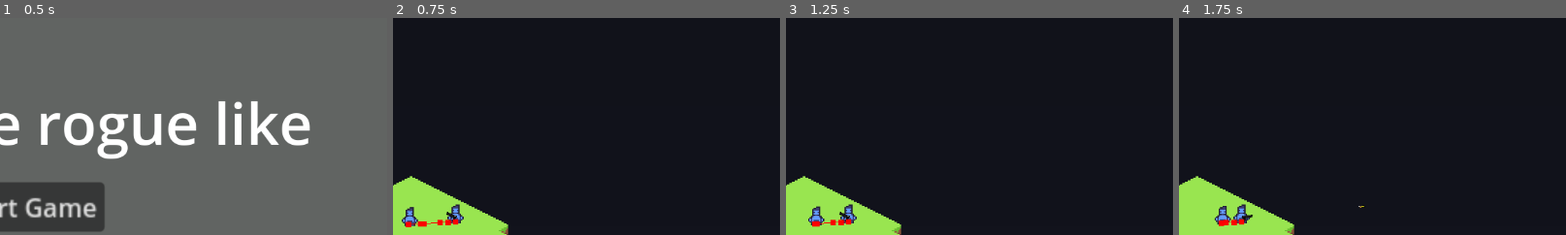
Above: before the commit, frames 1-4 (left to right).
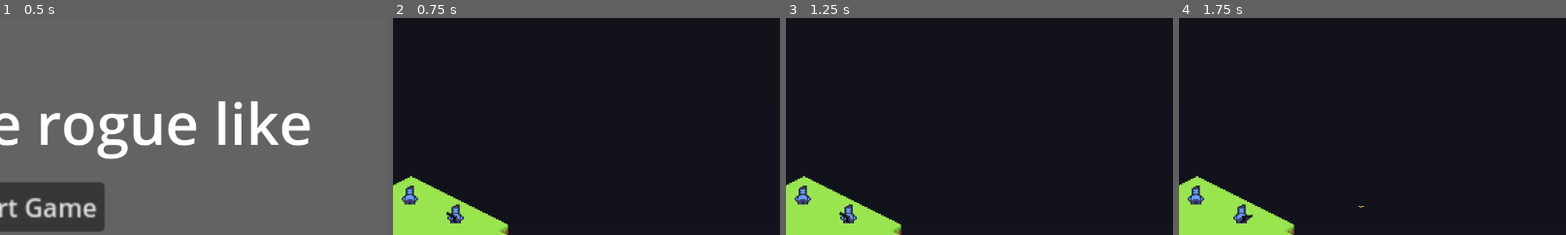
Above: after the commit, the same moments.

Repository: Kennykiller36/project-rogue-zombie
Game: Godot game, scene res://scenes/main_menu_scene/main_menu.tscn
The game is run twice, just before and just after one commit, with the same random seed, the same clock (stepped at 60 frames per second) and the same inputs.
Inputs (mouse positions are % of the whole screen's width and height, from its top left):
- Up to frame 1 (0.5 s): no input
- Up to frame 2 (0.75 s): click "Start Game" at 0.5 s
- Up to frame 3 (1.25 s): no input
- Up to frame 4 (1.75 s): tap Enter at 1.25 s; move the mouse to (72, 45) at 1.27 s; hold C (addHabilidade) from 1.28 s (still down); click (72, 45) at 1.42 s
The pictures show only the part of the screen within x 42-92%, y 3-53%; the shares and areas given below are measured in that part.

Frame 1 is identical in both runs. In frame 2, 0.7% of the frame differs, in the area x 2-18%, y 77-97%; in frame 3, 0.7%; in frame 4, 0.6%.

Commit message:
add mecanica de dialogo e escolhas no jogo

Diff:
--- /dev/null
+++ b/entidades/npc_dialogo/npc_da_run.gd
@@ -0,0 +1,17 @@
+extends CharacterBody2D
+
+@onready var escolhas_dialog = $"../UIDialogo"
+
+func _on_area_2d_area_entered(area: Area2D) -> void:
+	if area.is_in_group("player"):
+		dialogar()
+
+func dialogar() -> void:
+	if escolhas_dialog:
+		escolhas_dialog.escolhas = [
+			"Do the thing",
+            "Do the other thing"
+		]
+		escolhas_dialog.visible = true
+	else:
+		print("Error: UIDialogo node not found")
--- /dev/null
+++ b/entidades/npc_dialogo/npc_da_run.tscn
@@ -0,0 +1,34 @@
+[gd_scene load_steps=5 format=3 uid="uid://qf84jogtbtmc"]
+
+[ext_resource type="Script" uid="uid://cd1lg3i4q6q21" path="res://entidades/npc_dialogo/npc_da_run.gd" id="1_x8b4i"]
+[ext_resource type="Texture2D" uid="uid://dk8cy5t0xs3nx" path="res://entidades/player/player.png" id="2_xnr2q"]
+
+[sub_resource type="CircleShape2D" id="CircleShape2D_kqu6x"]
+radius = 2.0
+
+[sub_resource type="RectangleShape2D" id="RectangleShape2D_f2but"]
+size = Vector2(12, 14)
+
+[node name="npc_da_run" type="CharacterBody2D"]
+z_index = 2
+collision_layer = 2
+collision_mask = 3
+motion_mode = 1
+wall_min_slide_angle = 0.0
+script = ExtResource("1_x8b4i")
+
+[node name="MovimentoCollisionShape2D" type="CollisionShape2D" parent="."]
+shape = SubResource("CircleShape2D_kqu6x")
+
+[node name="Sprite" type="Sprite2D" parent="."]
+texture_filter = 1
+position = Vector2(0, -6)
+texture = ExtResource("2_xnr2q")
+
+[node name="Area2D" type="Area2D" parent="." groups=["npc"]]
+
+[node name="DialogoCollisionShape2D" type="CollisionShape2D" parent="Area2D"]
+position = Vector2(0, -6)
+shape = SubResource("RectangleShape2D_f2but")
+
+[connection signal="area_entered" from="Area2D" to="." method="_on_area_2d_area_entered"]
--- /dev/null
+++ b/scenes/aba_dialogos/ui_dialogo.gd
@@ -0,0 +1,36 @@
+extends PanelContainer
+
+signal SELECTED(index)
+
+@onready var escolhas_lista = $MarginContainer/EscolhasContainer
+@onready var escolhas_prefab = $MarginContainer/EscolhasContainer/EscolhaBtn
+
+var escolhas: Array:
+	set(value):
+		escolhas = value
+		if is_node_ready():
+			initButtons()
+
+func _ready():
+	escolhas_lista.get_child(0).pressed.connect(onChoice.bind(0))
+
+func initButtons():
+	var escolha_btn: Button
+
+	while escolhas_lista.get_child_count() > 1:
+		escolha_btn = escolhas_lista.get_child(escolhas_lista.get_child_count() - 1)
+		escolhas_lista.remove_child(escolha_btn)
+		escolha_btn.queue_free()
+
+	for choice_index in range(escolhas.size()):
+		if choice_index == 0:
+			escolhas_lista.get_child(0).text = escolhas[choice_index]
+		else:
+			var novo_botao: Button = escolhas_prefab.duplicate()
+			escolhas_lista.add_child(novo_botao)
+			novo_botao.text = escolhas[choice_index]
+			novo_botao.pressed.connect(onChoice.bind(choice_index))
+
+func onChoice(choice_index: int) -> void:
+	visible = false
+	SELECTED.emit(choice_index)
--- /dev/null
+++ b/scenes/aba_dialogos/ui_dialogo.tscn
@@ -0,0 +1,28 @@
+[gd_scene load_steps=2 format=3 uid="uid://bwk1s1m7hif1b"]
+
+[ext_resource type="Script" uid="uid://w5yfaws2hvay" path="res://scenes/aba_dialogos/ui_dialogo.gd" id="1_jjb7r"]
+
+[node name="UIDialogo" type="PanelContainer"]
+anchors_preset = 15
+anchor_right = 1.0
+anchor_bottom = 1.0
+offset_left = 75.0
+offset_top = 155.0
+offset_right = -74.0
+offset_bottom = -408.0
+grow_horizontal = 2
+grow_vertical = 2
+script = ExtResource("1_jjb7r")
+
+[node name="MarginContainer" type="MarginContainer" parent="."]
+layout_mode = 2
+theme_override_constants/margin_left = 25
+theme_override_constants/margin_top = 25
+theme_override_constants/margin_right = 25
+theme_override_constants/margin_bottom = 25
+
+[node name="EscolhasContainer" type="VBoxContainer" parent="MarginContainer"]
+layout_mode = 2
+
+[node name="EscolhaBtn" type="Button" parent="MarginContainer/EscolhasContainer"]
+layout_mode = 2
--- a/scenes/test_scene/test_scene.tscn
+++ b/scenes/test_scene/test_scene.tscn
@@ -1,10 +1,12 @@
-[gd_scene load_steps=11 format=4 uid="uid://b0jx2rju82gui"]
+[gd_scene load_steps=13 format=4 uid="uid://b0jx2rju82gui"]
 
 [ext_resource type="Texture2D" uid="uid://bijjydsqd471p" path="res://sprites/tiles/isometric_tiles.png" id="1_d3phv"]
 [ext_resource type="Script" uid="uid://q7y4enmoao35" path="res://scenes/test_scene/game_scene_controller.gd" id="1_l4ihe"]
 [ext_resource type="Script" uid="uid://bvbd48pvuv0np" path="res://scenes/test_scene/tile_map_layer.gd" id="2_qicnp"]
 [ext_resource type="PackedScene" uid="uid://chrmr726s6myt" path="res://entidades/player/player.tscn" id="3_xkp7d"]
 [ext_resource type="PackedScene" uid="uid://8hjx4iv8ysv0" path="res://entidades/zumbi/zumbi.tscn" id="6_doi4a"]
+[ext_resource type="PackedScene" uid="uid://bwk1s1m7hif1b" path="res://scenes/aba_dialogos/ui_dialogo.tscn" id="6_vrddd"]
+[ext_resource type="PackedScene" uid="uid://qf84jogtbtmc" path="res://entidades/npc_dialogo/npc_da_run.tscn" id="7_vrddd"]
 
 [sub_resource type="NavigationPolygon" id="NavigationPolygon_wgdak"]
 vertices = PackedVector2Array(8, 0, 0, 4, -8, 0, 0, -4)
@@ -69,6 +71,13 @@
 texture = SubResource("GradientTexture2D_brqnf")
 
 [node name="Zumbi" parent="." node_paths=PackedStringArray("player") instance=ExtResource("6_doi4a")]
+visible = false
 position = Vector2(-20, -24)
 saude = 100
 player = NodePath("../Player")
+
+[node name="UIDialogo" parent="." instance=ExtResource("6_vrddd")]
+visible = false
+
+[node name="npc_da_run" parent="." instance=ExtResource("7_vrddd")]
+position = Vector2(-17, -40)
Not shown, added: entidades/npc_dialogo/npc_da_run.gd.uid
Not shown, added: scenes/aba_dialogos/ui_dialogo.gd.uid
